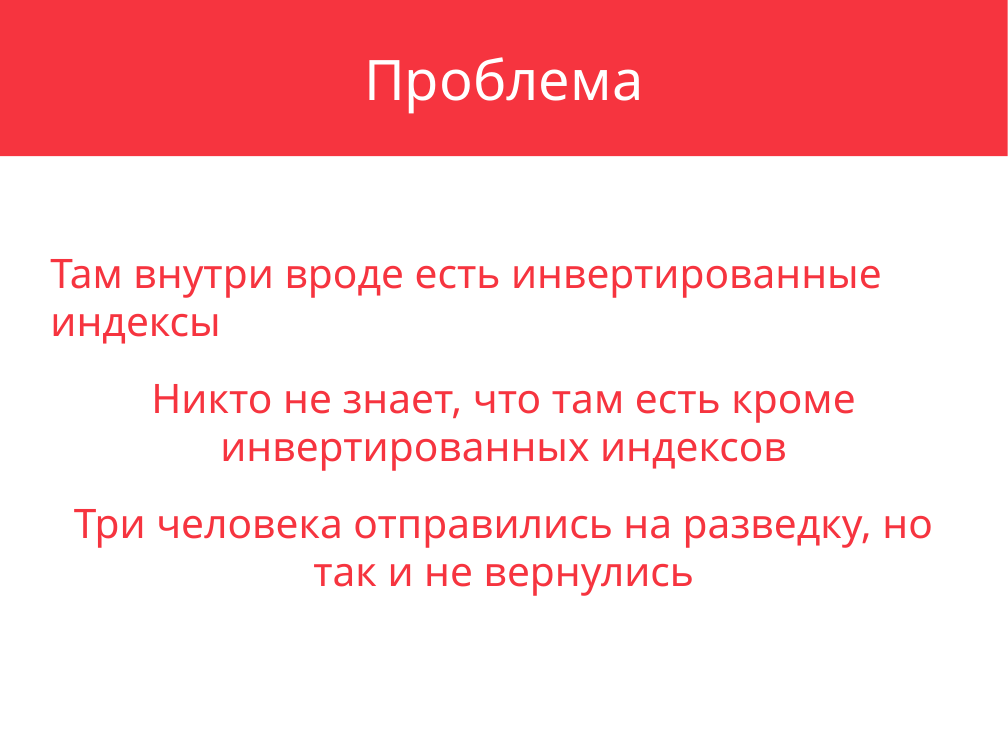
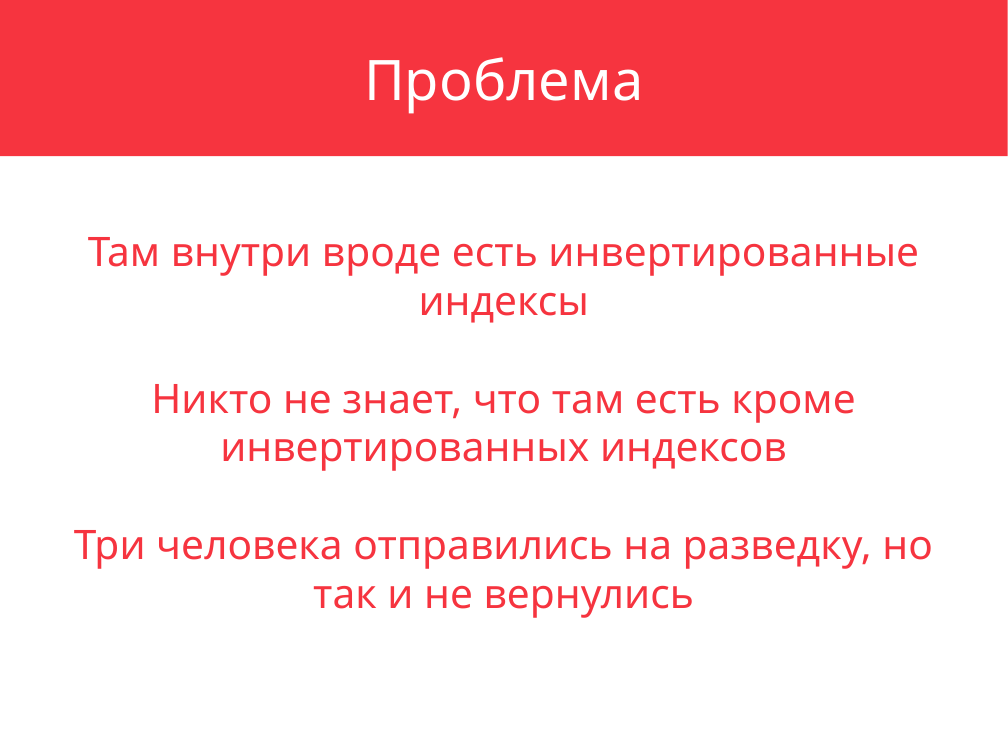
Before and after one commit to ayte-io/slides, a slide deck: slide 16 of src/etki/2018/12/elasticsearch-inside-out/elasticsearch-inside-out.pptx (slide 15 before the commit). Drawn at 1008x756 pixels with LibreOffice and Linux fonts; fonts in the diff are those of the drawing. Boxes give left, top, right and bottom in pixels: in the first picture for what was removed or moved away, otherwise in the second. Text is boxed around its words. In the diff, an @@ line names an element or a change of style, - is before the commit and + after.

```diff
--- a/src/etki/2018/12/elasticsearch-inside-out/elasticsearch-inside-out.pptx
+++ b/src/etki/2018/12/elasticsearch-inside-out/elasticsearch-inside-out.pptx
@@ text at (x1=88, y1=237, x2=919, y2=323): alignment left to centre @@
```
Also in this commit, not shown: 15 other slides changed, 15 slides added, 6 slides removed, 22 other files.
